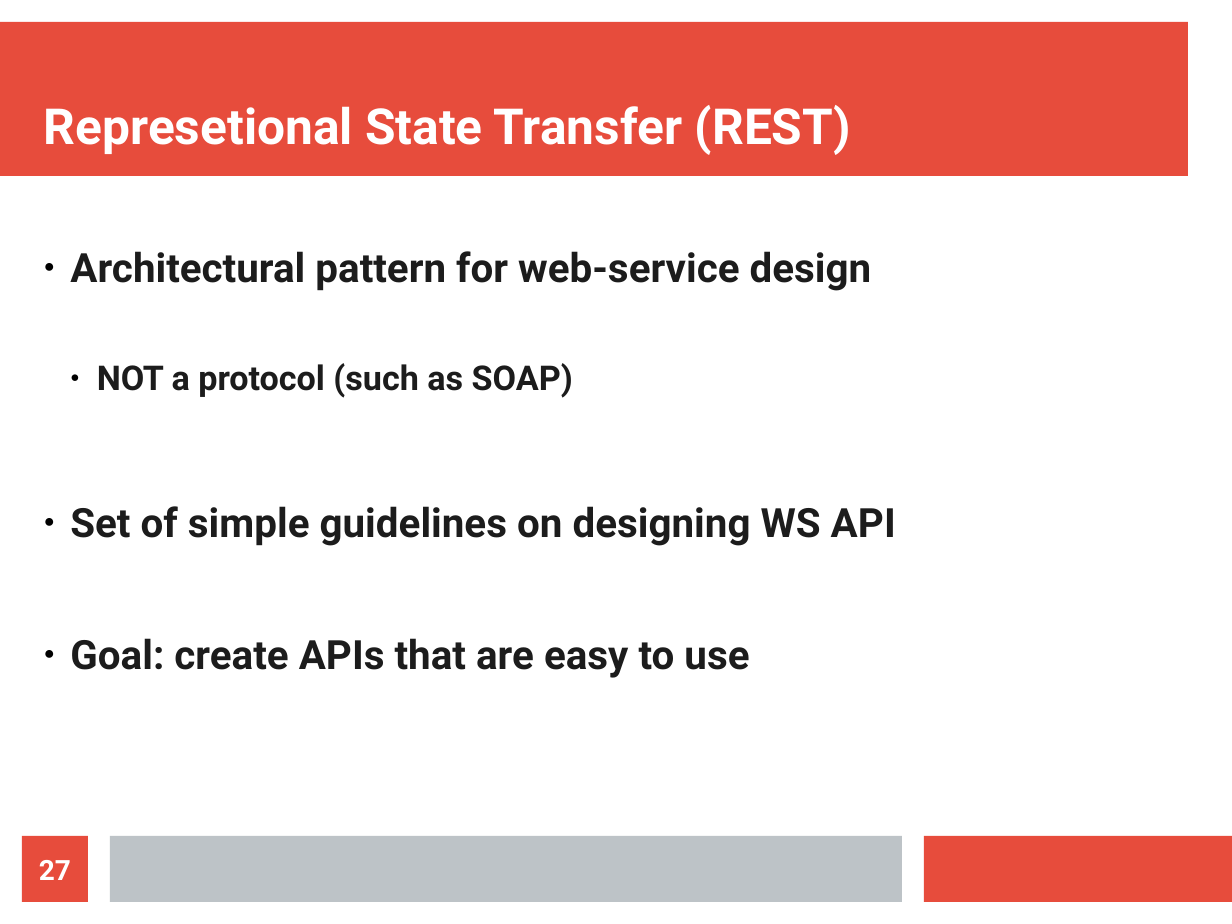
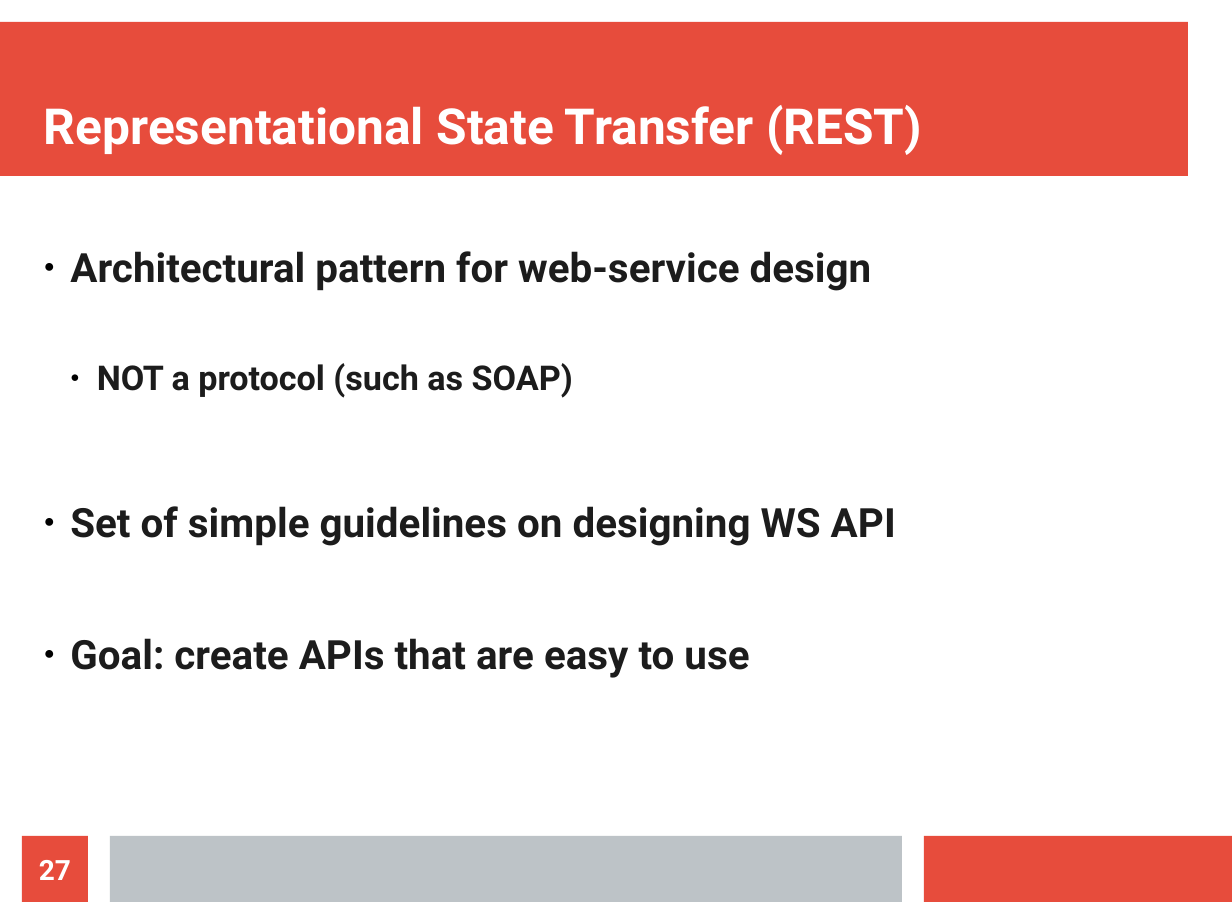
Before and after one commit to maxotta/pia-labs, a slide deck: slide 27 of lectures/ws_wsockets/ws_wsockets.odp. Drawn at 1232x924 pixels with LibreOffice and Linux fonts; fonts in the diff are those of the drawing. Boxes give left, top, right and bottom in pixels: in the first picture for what was removed or moved away, otherwise in the second. Text is boxed around its words. In the diff, an @@ line names an element or a change of style, - is before the commit and + after.

Commit message:
[lec-wss] typos

```diff
--- a/lectures/ws_wsockets/ws_wsockets.odp
+++ b/lectures/ws_wsockets/ws_wsockets.odp
@@ title at (44, 105, 922, 155): text changed @@
-Represetional State Transfer (REST)
+Representational State Transfer (REST)
```
Also in this commit, not shown: 6 other slides changed.
